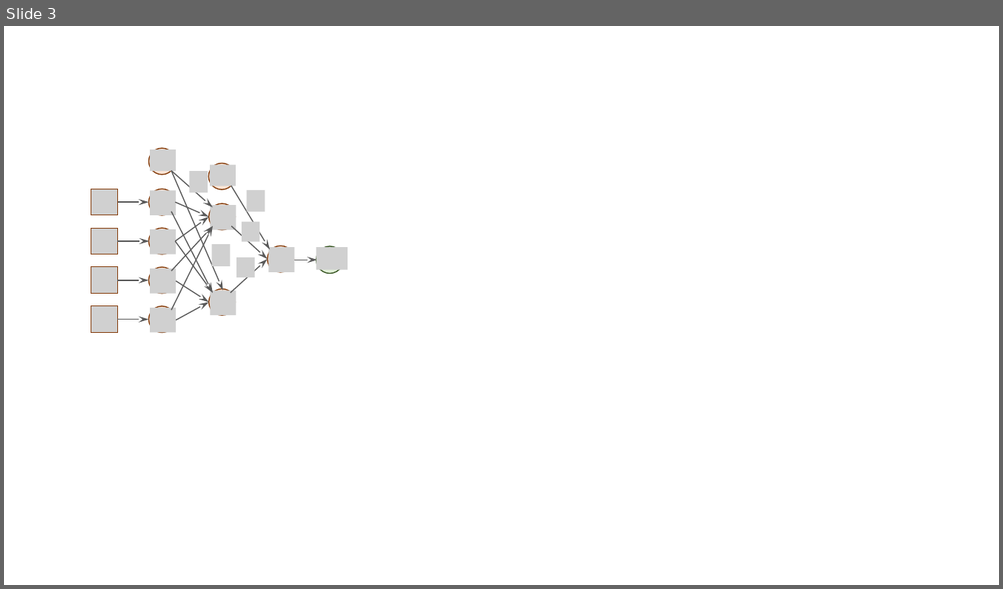
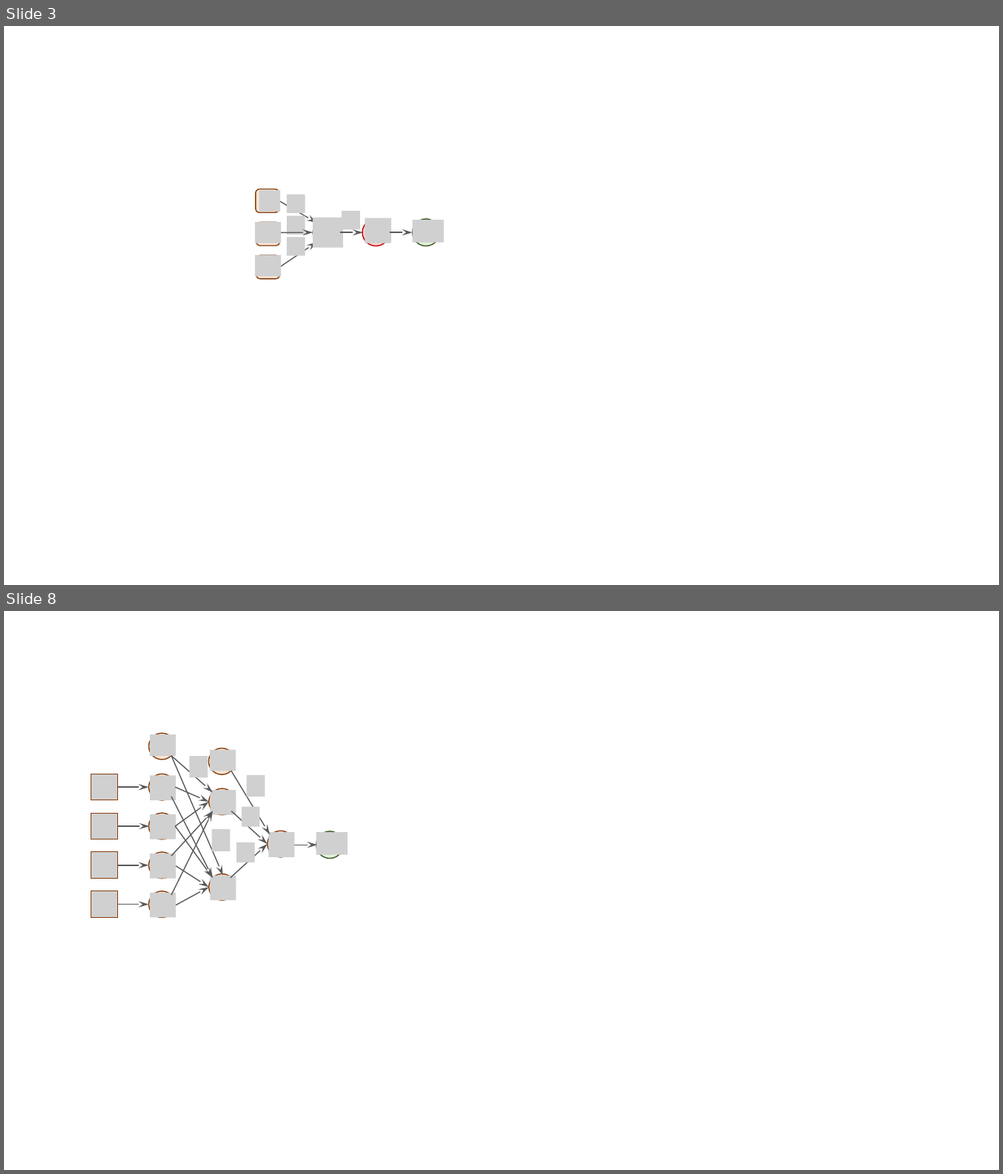
Before and after one commit to xpessoles/Informatique_Dev, a slide deck: Cy_00_IA/Chapitre_02_ReseauNeurones/images/Figures.pptx. Shown one above the other, each under a label of ours: slide 3 before the commit, slides 3 and 8 after it; the slides between them are not shown. The pictures are 1003x589 and 1003x1174 pixels, drawn with LibreOffice and Linux fonts; fonts in the diff are those of the drawing; grey boxes stand for pictures. Boxes give left, top, right and bottom in pixels: in the first picture for what was removed or moved away, otherwise in the second. Text is boxed around its words. In the diff, an @@ line names an element or a change of style, - is before the commit and + after.

```diff
--- a/Cy_00_IA/Chapitre_02_ReseauNeurones/images/Figures.pptx
+++ b/Cy_00_IA/Chapitre_02_ReseauNeurones/images/Figures.pptx
@@ slide 3 added at (x1=4, y1=26, x2=999, y2=585), background #FFFFFF @@
@@ rounded rectangle added at (x1=256, y1=190, x2=279, y2=212), fill #FBE5D6, outline #843C0B 1 pt @@
@@ picture added at (x1=259, y1=190, x2=280, y2=212) @@
@@ arrow added from (279, 201) to (316, 223), #595959 1 pt @@
@@ picture added at (x1=287, y1=195, x2=305, y2=213) @@
@@ picture added at (x1=255, y1=222, x2=281, y2=244) @@
@@ rounded rectangle added at (x1=256, y1=222, x2=279, y2=245), fill #FBE5D6, outline #843C0B 1 pt @@
@@ picture added at (x1=287, y1=216, x2=305, y2=235) @@
@@ ellipse added at (x1=313, y1=219, x2=340, y2=246), fill #DAE3F3, outline #203864 1 pt @@
@@ picture added at (x1=313, y1=218, x2=344, y2=247) @@
@@ picture added at (x1=341, y1=211, x2=360, y2=230) @@
@@ ellipse added at (x1=362, y1=219, x2=389, y2=246), fill #FFD1D1, outline #C00000 1 pt @@
@@ picture added at (x1=365, y1=218, x2=392, y2=244) @@
@@ ellipse added at (x1=412, y1=219, x2=439, y2=246), fill #E2F0D9, outline #385723 1 pt @@
@@ picture added at (x1=412, y1=220, x2=444, y2=242) @@
@@ arrow added from (280, 267) to (316, 242), #595959 1 pt @@
@@ arrow added from (281, 232) to (313, 232), #595959 1 pt @@
@@ picture added at (x1=287, y1=237, x2=305, y2=256) @@
@@ arrow added from (340, 232) to (363, 232), #595959 1 pt @@
@@ arrow added from (390, 232) to (412, 232), #595959 1 pt @@
@@ picture added at (x1=255, y1=255, x2=281, y2=277) @@
@@ rounded rectangle added at (x1=256, y1=256, x2=279, y2=279), fill #FBE5D6, outline #843C0B 1 pt @@
@@ what was slide 3 is now slide 8 @@
```
Also in this commit, not shown: 1 slide changed, 4 other slides added, 25 other files.
